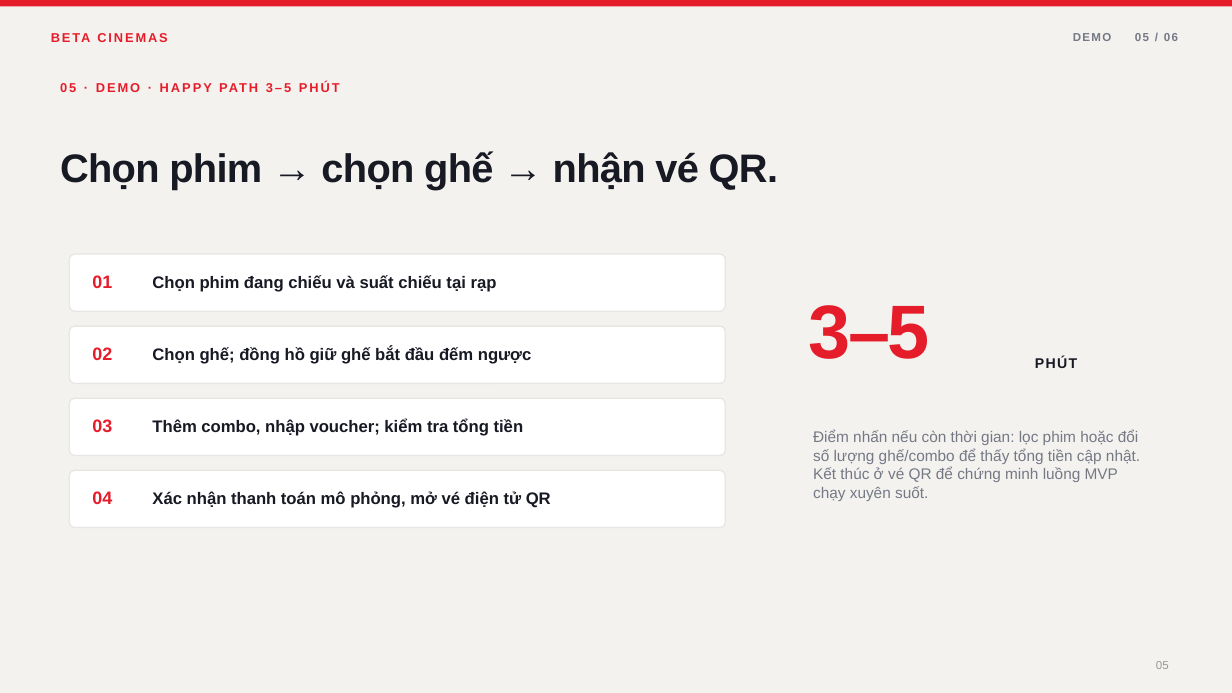
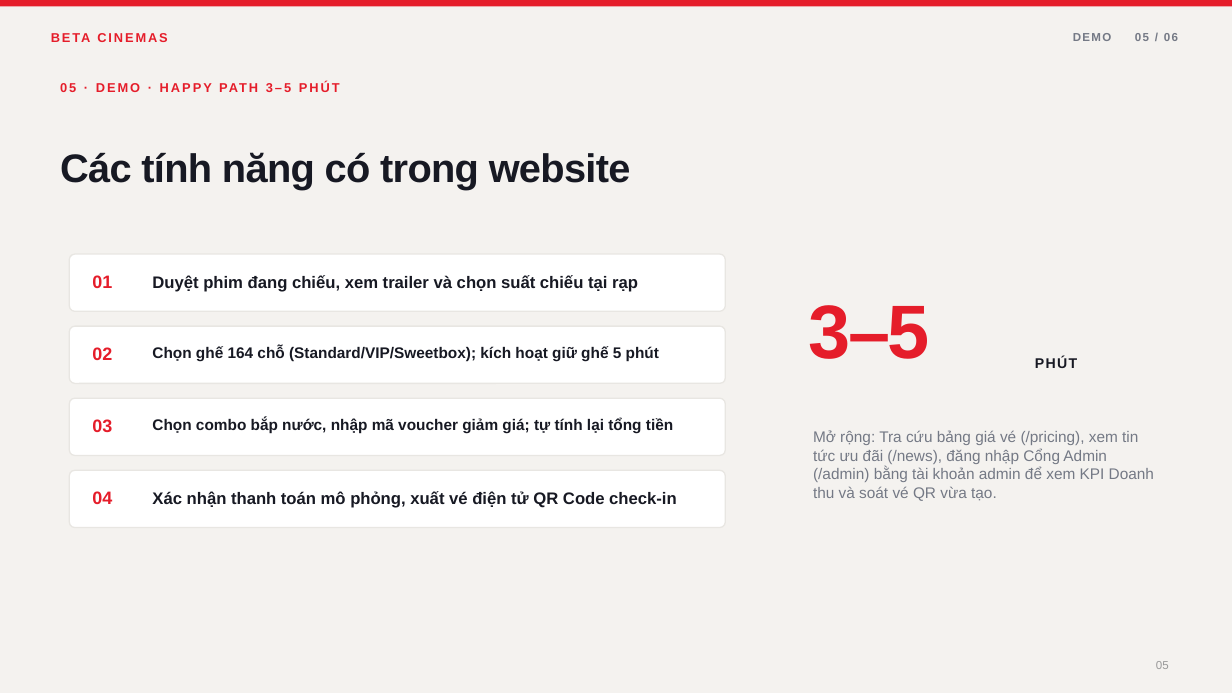
Before and after one commit to AsakiYuki/web2064-fa26, a slide deck: slide 5 of Beta-Cinemas-Presentation.odp. Drawn at 1232x693 pixels with LibreOffice and Linux fonts; fonts in the diff are those of the drawing. Boxes give left, top, right and bottom in pixels: in the first picture for what was removed or moved away, otherwise in the second. Text is boxed around its words. In the diff, an @@ line names an element or a change of style, - is before the commit and + after.

```diff
--- a/Beta-Cinemas-Presentation.odp
+++ b/Beta-Cinemas-Presentation.odp
@@ text at [60, 152, 631, 189]: text changed @@
-Chọn phim → chọn ghế → nhận vé QR.
+Các tính năng có trong website
@@ text at [152, 275, 638, 292]: text changed @@
-Chọn phim đang chiếu và suất chiếu tại rạp
+Duyệt phim đang chiếu, xem trailer và chọn suất chiếu tại rạp
@@ text at [152, 346, 622, 362]: text changed; size 13 to 12 pt @@
-Chọn ghế; đồng hồ giữ ghế bắt đầu đếm ngược
+Chọn ghế 164 chỗ (Standard/VIP/Sweetbox); kích hoạt giữ ghế 5 phút
@@ text at [152, 418, 673, 434]: text changed; size 13 to 12 pt @@
-Thêm combo, nhập voucher; kiểm tra tổng tiền
+Chọn combo bắp nước, nhập mã voucher giảm giá; tự tính lại tổng tiền
@@ text at [813, 430, 1154, 501]: text changed @@
-Điểm nhấn nếu còn thời gian: lọc phim hoặc đổi số lượng ghế/combo để thấy tổng tiền cập nhật. Kết thúc ở vé QR để chứng minh luồng MVP chạy xuyên suốt.
+Mở rộng: Tra cứu bảng giá vé (/pricing), xem tin tức ưu đãi (/news), đăng nhập Cổng Admin (/admin) bằng tài khoản admin để xem KPI Doanh thu và soát vé QR vừa tạo.
@@ text at [152, 491, 677, 508]: text changed @@
-Xác nhận thanh toán mô phỏng, mở vé điện tử QR
+Xác nhận thanh toán mô phỏng, xuất vé điện tử QR Code check-in
```
Also in this commit, not shown: 5 other slides changed, 2 other files.
